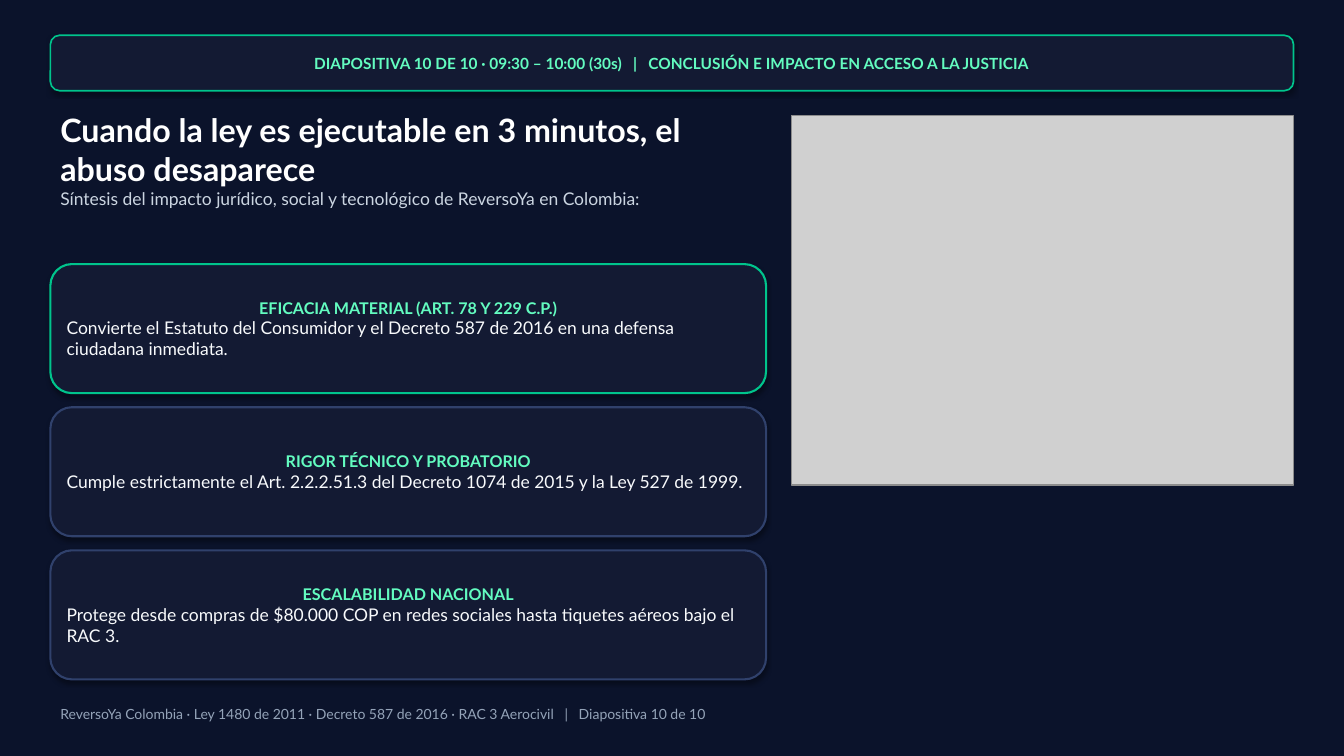
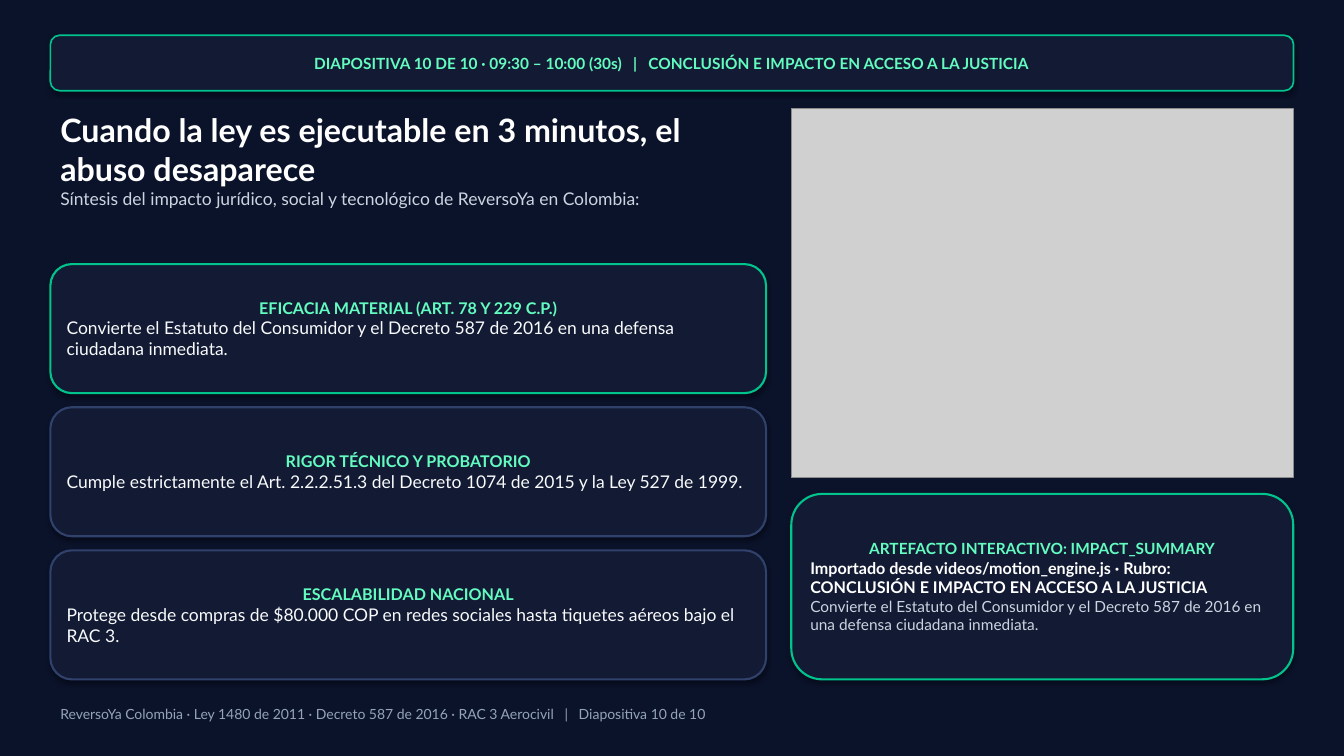
Before and after one commit to seagomezar/reversoya, a slide deck: slide 10 of ReversoYa_Presentacion_10Minutos.pptx. Drawn at 1344x756 pixels with LibreOffice and Linux fonts; fonts in the diff are those of the drawing; grey boxes stand for pictures. Boxes give left, top, right and bottom in pixels: in the first picture for what was removed or moved away, otherwise in the second. Text is boxed around its words. In the diff, an @@ line names an element or a change of style, - is before the commit and + after.

```diff
--- a/ReversoYa_Presentacion_10Minutos.pptx
+++ b/ReversoYa_Presentacion_10Minutos.pptx
@@ picture: place and size @@
-picture at [791,116,1294,485]
+picture at [791,109,1294,478]
@@ rounded rectangle added at [791,494,1294,680], fill #131A33, outline #00C48C 1.5 pt, 11 pt, text #CBD5E1, bold @@
+ARTEFACTO INTERACTIVO: IMPACT_SUMMARY
+Importado desde videos/motion_engine.js · Rubro: CONCLUSIÓN E IMPACTO EN ACCESO A LA JUSTICIA
+Convierte el Estatuto del Consumidor y el Decreto 587 de 2016 en una defensa ciudadana inmediata.
```
Also in this commit, not shown: 9 other slides changed, 7 other files.
